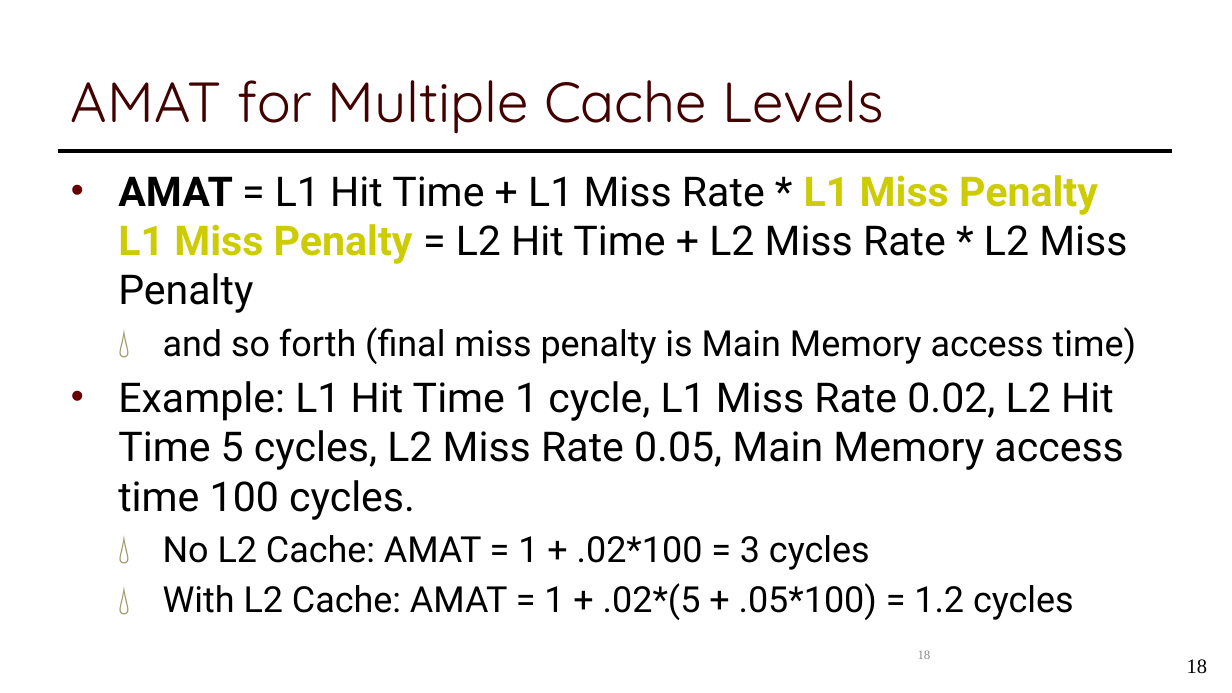
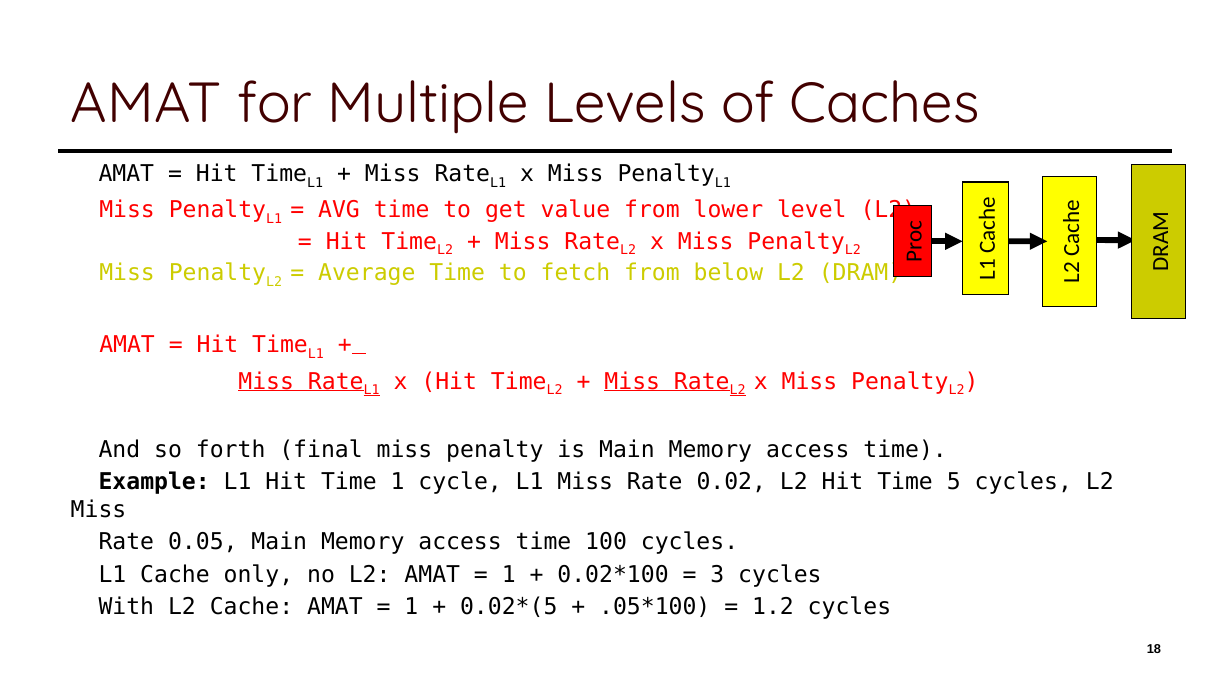
Before and after one commit to guhofstra/CSC256Fa25, a slide deck: slide 18 of PPTs/LXX Cache.pptx. Drawn at 1232x693 pixels with LibreOffice and Linux fonts; fonts in the diff are those of the drawing. Boxes give left, top, right and bottom in pixels: in the first picture for what was removed or moved away, otherwise in the second. Text is boxed around its words. In the diff, an @@ line names an element or a change of style, - is before the commit and + after.

```diff
--- a/PPTs/LXX Cache.pptx
+++ b/PPTs/LXX Cache.pptx
@@ title at bbox=[71, 80, 980, 134]: text changed @@
-AMAT for Multiple Cache Levels
+AMAT for Multiple Levels of Caches
@@ text at bbox=[71, 163, 1114, 619]: text changed; size 32 to 18 pt; font Roboto to DejaVu Sans Mono @@
-• AMAT = L1 Hit Time + L1 Miss Rate * L1 Miss Penalty
-  L1 Miss Penalty = L2 Hit Time + L2 Miss Rate * L2 Miss Penalty
-  💧 and so forth (final miss penalty is Main Memory access time)
-• Example: L1 Hit Time 1 cycle, L1 Miss Rate 0.02, L2 Hit Time 5 cycles, L2 Miss Rate 0.05, Main Memory access time 100 cycles.
-  💧 No L2 Cache: AMAT = 1 + .02*100 = 3 cycles
-  💧 With L2 Cache: AMAT = 1 + .02*(5 + .05*100) = 1.2 cycles
+AMAT = Hit TimeL1 + Miss RateL1 x Miss PenaltyL1
+Miss PenaltyL1 = AVG time to get value from lower level (L2)
+= Hit TimeL2 + Miss RateL2 x Miss PenaltyL2
+Miss PenaltyL2 = Average Time to fetch from below L2 (DRAM)
+AMAT = Hit TimeL1 +
+Miss RateL1 x (Hit TimeL2 + Miss RateL2 x Miss PenaltyL2)
+And so forth (final miss penalty is Main Memory access time).
+Example: L1 Hit Time 1 cycle, L1 Miss Rate 0.02, L2 Hit Time 5 cycles, L2 Miss
+Rate 0.05, Main Memory access time 100 cycles.
+L1 Cache only, no L2: AMAT = 1 + 0.02*100 = 3 cycles
+With L2 Cache: AMAT = 1 + 0.02*(5 + .05*100) = 1.2 cycles
@@ group added at bbox=[893, 164, 1186, 318]: 4 rectangles, 3 arrows @@
+Proc
+L1 Cache
+L2 Cache
+DRAM
@@ page number: place and size @@
-page number at bbox=[918, 650, 931, 659]
+page number at bbox=[1147, 644, 1161, 653]
@@ page number at bbox=[1147, 644, 1161, 653]: font Times New Roman to Arial, text colour #8C8C8C to #000000, bold on; alignment centre to right @@
@@ page number removed at bbox=[1187, 659, 1207, 674] @@
-18
```
Also in this commit, not shown: 3 other slides changed, 1 slide added, 1 slide removed, 8 other files.
